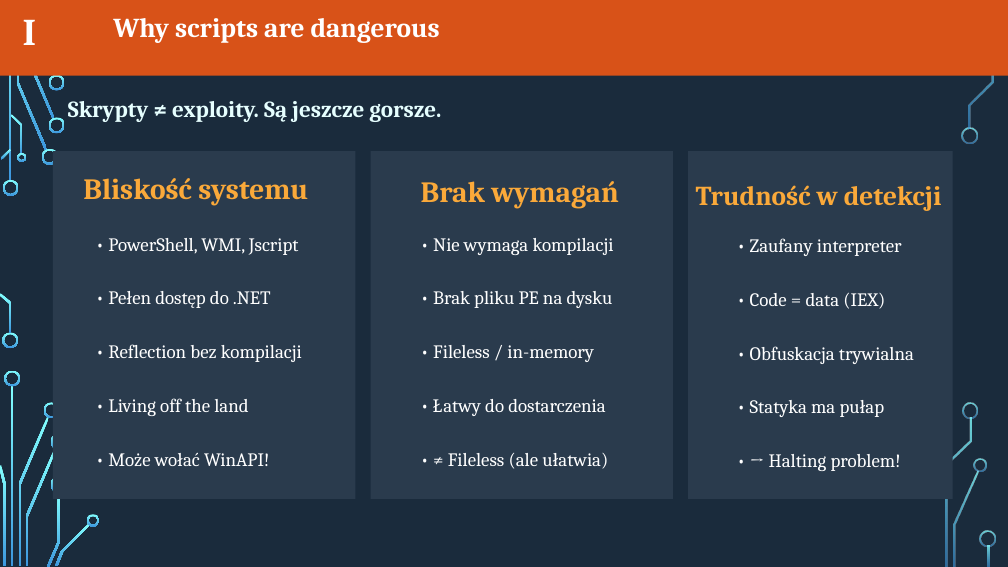
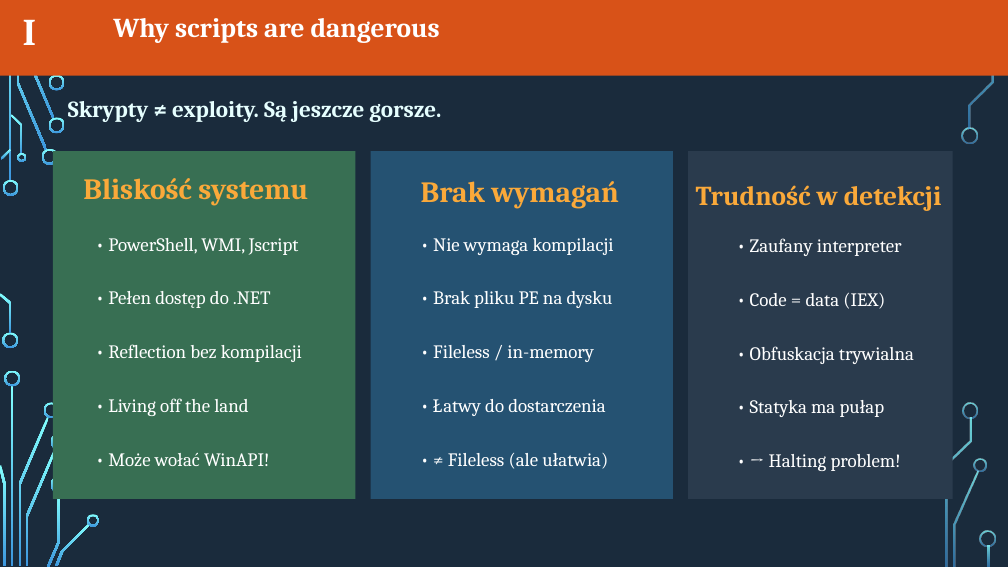
Before and after one commit to radkum/confidence_2026, a slide deck: slide 3 of AMSI_vs_Obfuscation.pptx. Drawn at 1008x567 pixels with LibreOffice and Linux fonts; fonts in the diff are those of the drawing; background and template pictures are left out. Boxes give left, top, right and bottom in pixels: in the first picture for what was removed or moved away, otherwise in the second. Text is boxed around its words. In the diff, an @@ line names an element or a change of style, - is before the commit and + after.

```diff
--- a/AMSI_vs_Obfuscation.pptx
+++ b/AMSI_vs_Obfuscation.pptx
@@ rectangle at [53,151,355,499]: fill #2A3B4D to #386F54 @@
@@ rectangle at [371,151,673,499]: fill #2A3B4D to #255272 @@
```
Also in this commit, not shown: 10 other slides changed.
